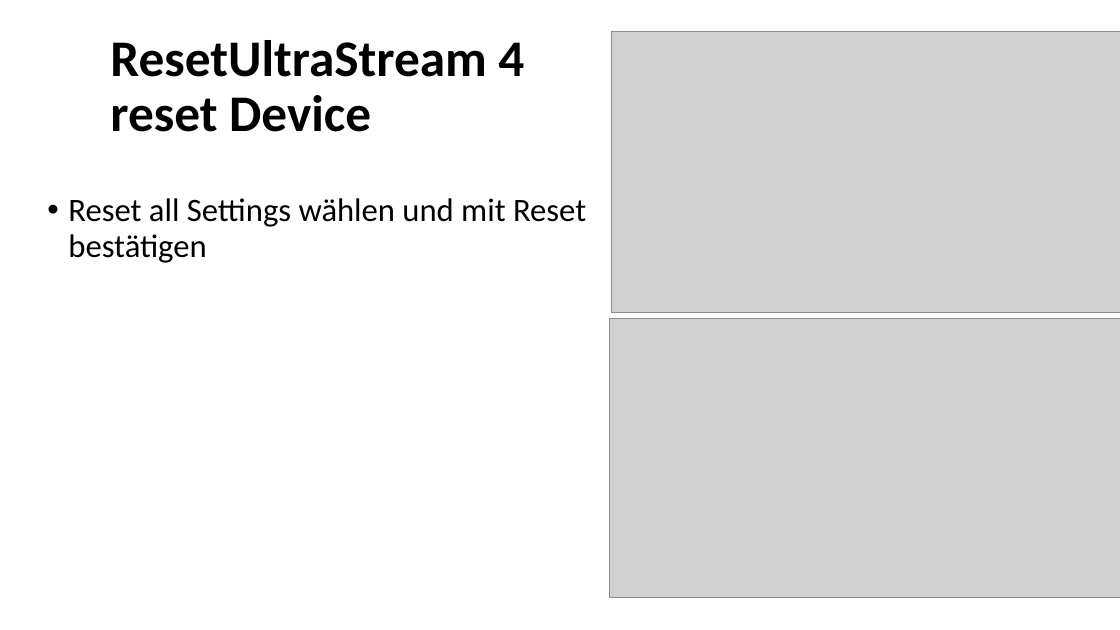
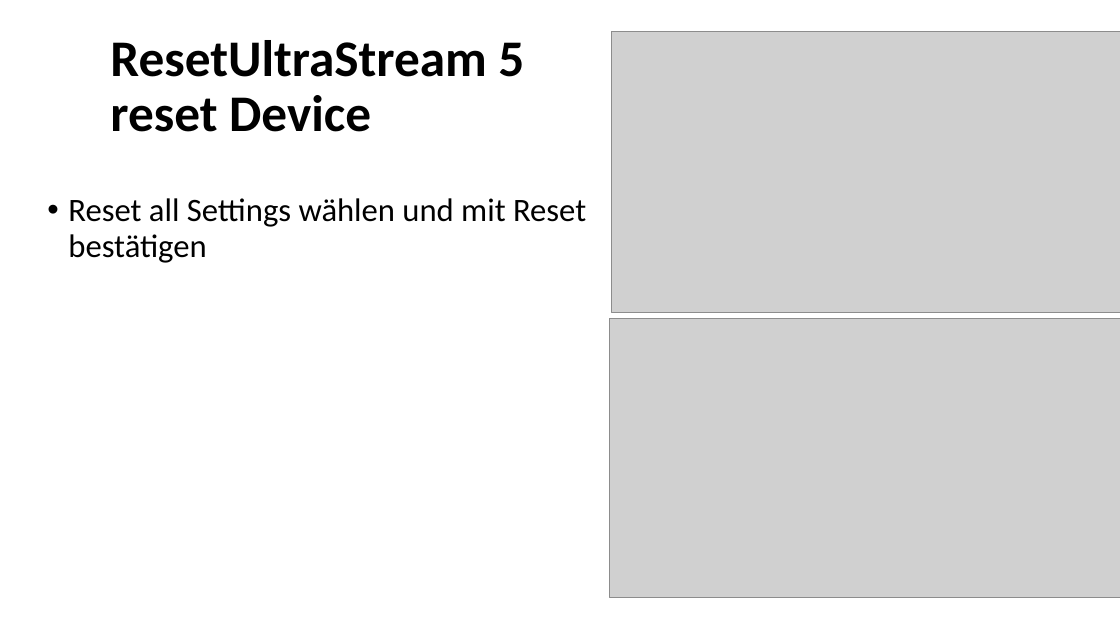
Before and after one commit to Geierwally-xD/JokiAutomation, a slide deck: slide 5 of docu/ResetUltraStream.pptx (slide 4 before the commit). Drawn at 1120x630 pixels with LibreOffice and Linux fonts; fonts in the diff are those of the drawing; grey boxes stand for pictures. Boxes give left, top, right and bottom in pixels: in the first picture for what was removed or moved away, otherwise in the second. Text is boxed around its words. In the diff, an @@ line names an element or a change of style, - is before the commit and + after.

```diff
--- a/docu/ResetUltraStream.pptx
+++ b/docu/ResetUltraStream.pptx
@@ title at box(110, 40, 524, 132): text changed @@
-ResetUltraStream 4
-reset Device
+ResetUltraStream 5
+reset Device
```
Also in this commit, not shown: 8 other slides changed, 1 slide added, 14 other files.
